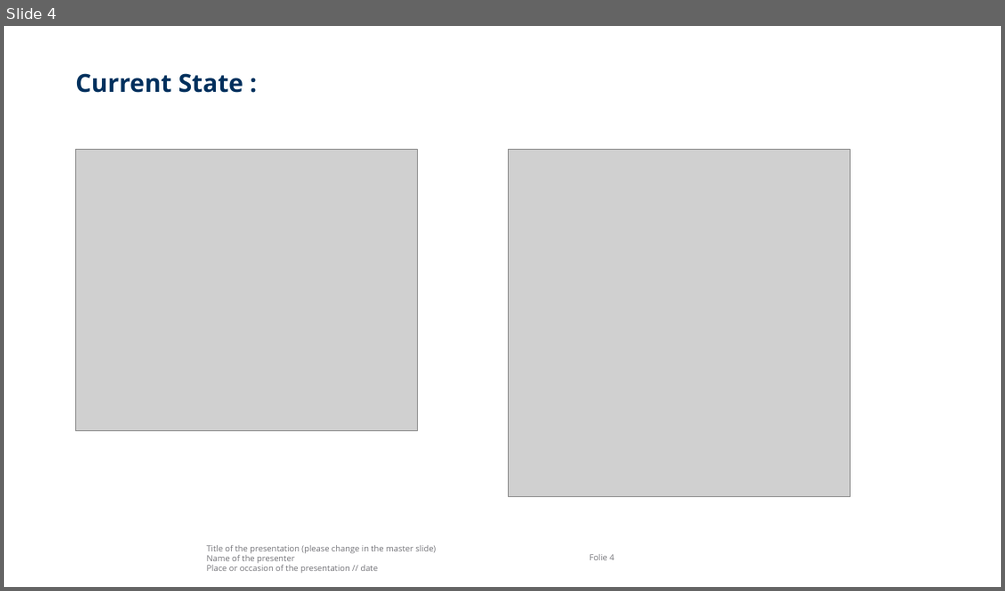
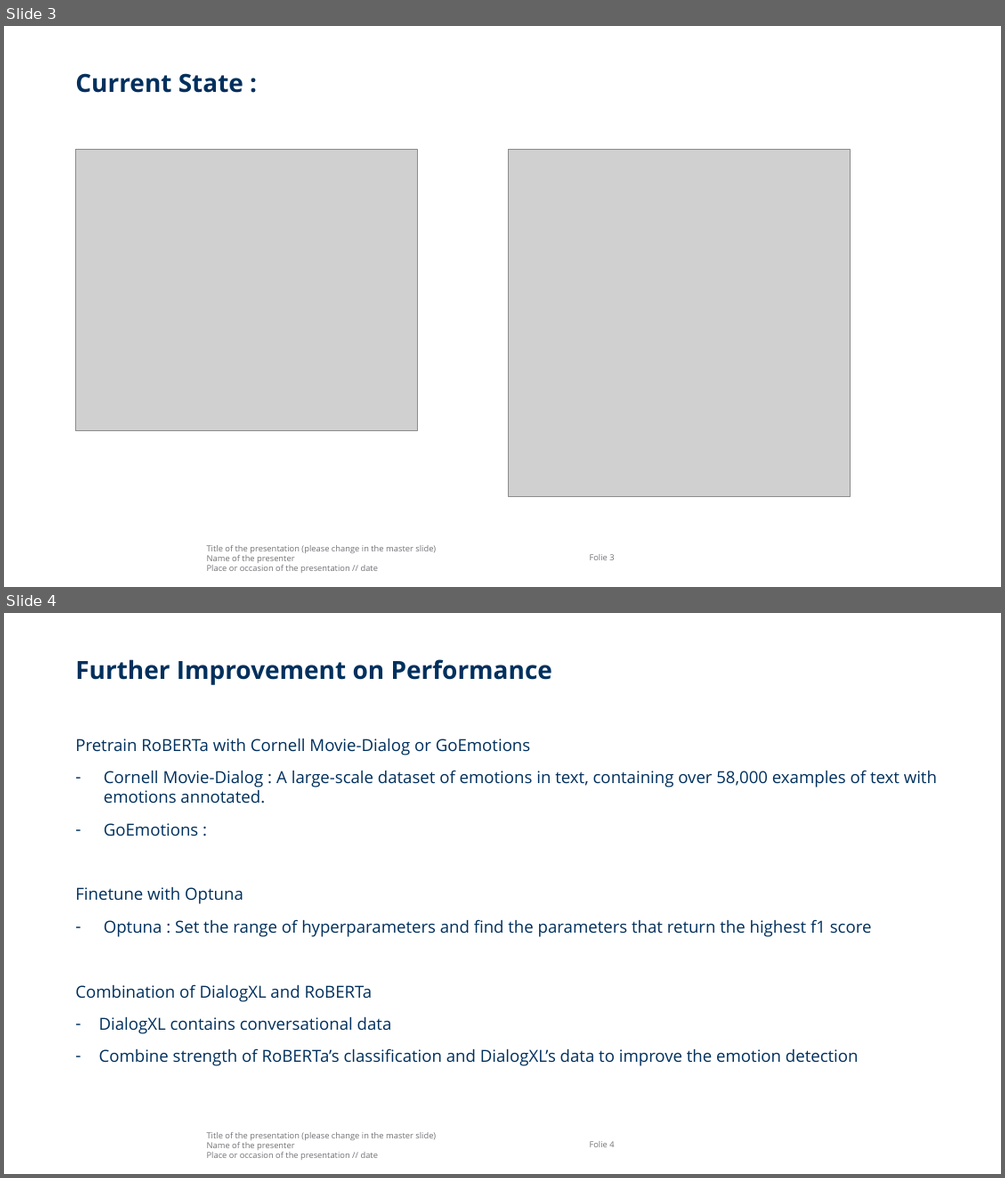
Before and after one commit to kim33/LLMProject_SemEval, a slide deck: LLMProject_SemEval.pptx. Shown one above the other, each under a label of ours: slide 4 before the commit, slides 3 and 4 after it. The pictures are 1005x591 and 1005x1178 pixels, drawn with LibreOffice and Linux fonts; fonts in the diff are those of the drawing; grey boxes stand for pictures; background and template pictures are left out. Boxes give left, top, right and bottom in pixels: in the first picture for what was removed or moved away, otherwise in the second. Text is boxed around its words. In the diff, an @@ line names an element or a change of style, - is before the commit and + after.

Commit message:
RoBERTa with Optuna

```diff
--- a/LLMProject_SemEval.pptx
+++ b/LLMProject_SemEval.pptx
@@ slide 4 added at (4,613,1001,1174), background #FFFFFF; not listed: 2 template elements that a slide beside it also shows @@
@@ title added at (75,659,552,685), 24 pt, text #00305D, bold @@
+Further Improvement on Performance
@@ text added at (75,738,937,1066), 16 pt, text #00305D @@
+Pretrain RoBERTa with Cornell Movie-Dialog or GoEmotions
+– Cornell Movie-Dialog : A large-scale dataset of emotions in text, containing over 58,000 examples of text with emotions annotated.
+– GoEmotions :
+Finetune with Optuna
+– Optuna : Set the range of hyperparameters and find the parameters that return the highest f1 score
+Combination of DialogXL and RoBERTa
+– DialogXL contains conversational data
+– Combine strength of RoBERTa’s classification and DialogXL’s data to improve the emotion detection
@@ what was slide 4 is now slide 3 @@
@@ page number at (590,554,614,560): text changed @@
-Folie 4
+Folie 3
```
Also in this commit, not shown: 2 other slides added, 3 other files.
